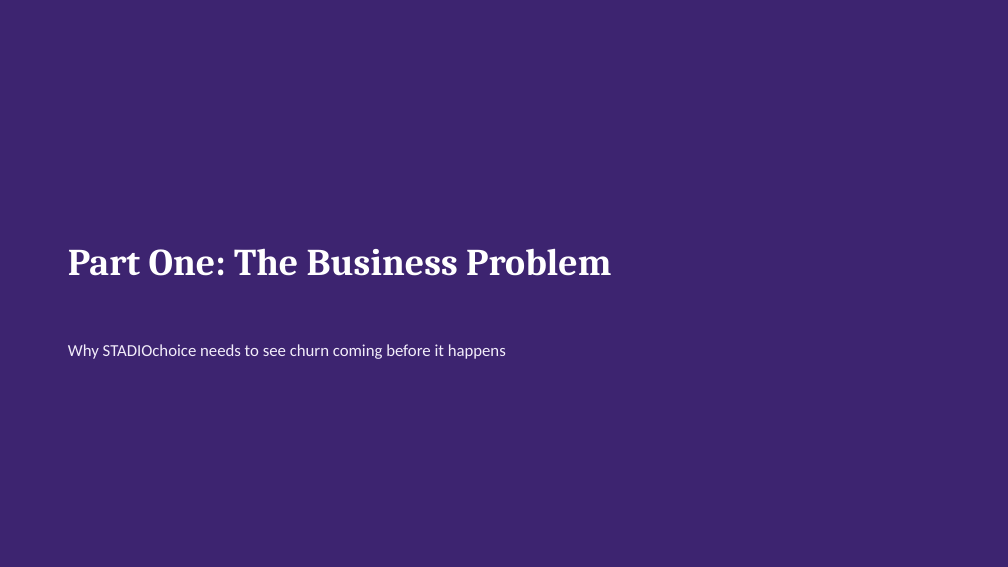
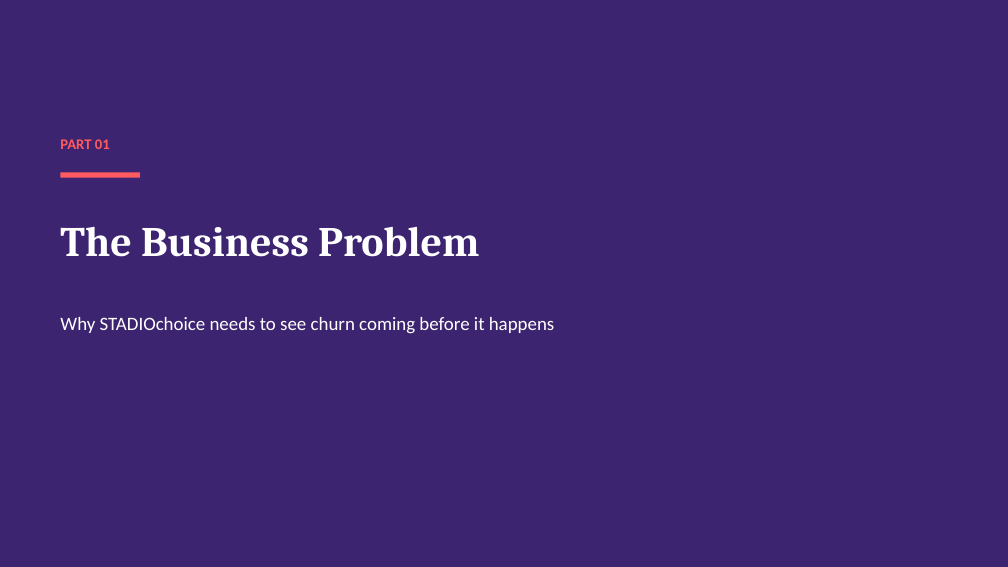
Before and after one commit to SandileJ/CAP182_SS1_SS2, a slide deck: slide 2 of SS3_PartC_Presentation.pptx. Drawn at 1008x567 pixels with LibreOffice and Linux fonts; fonts in the diff are those of the drawing. Boxes give left, top, right and bottom in pixels: in the first picture for what was removed or moved away, otherwise in the second. Text is boxed around its words. In the diff, an @@ line names an element or a change of style, - is before the commit and + after.

Commit message:
Finalize SS3 Part C slide deck layout
Manual layout and structure touch-ups in PowerPoint.

```diff
--- a/SS3_PartC_Presentation.pptx
+++ b/SS3_PartC_Presentation.pptx
@@ text added at [60, 139, 110, 149], 14 pt, text #FF5A5F, bold @@
+PART 01
@@ rectangle added at [60, 172, 140, 178], fill #FF5A5F @@
@@ title "The Business Problem" at [60, 226, 479, 257]: vertical alignment top to middle @@
@@ title at [60, 226, 479, 257]: text changed; size 36 to 40 pt @@
-Part One: The Business Problem
+The Business Problem
@@ text "Why STADIOchoice needs to see ...": place and size @@
-text "Why STADIOchoice needs to see ..." at [68, 344, 506, 359]
+text "Why STADIOchoice needs to see ..." at [60, 317, 554, 334]
@@ text "Why STADIOchoice needs to see ..." at [60, 317, 554, 334]: size 16 to 18 pt, text colour #F2EDFA to #FFFFFF @@
```
Also in this commit, not shown: 14 other slides changed.
